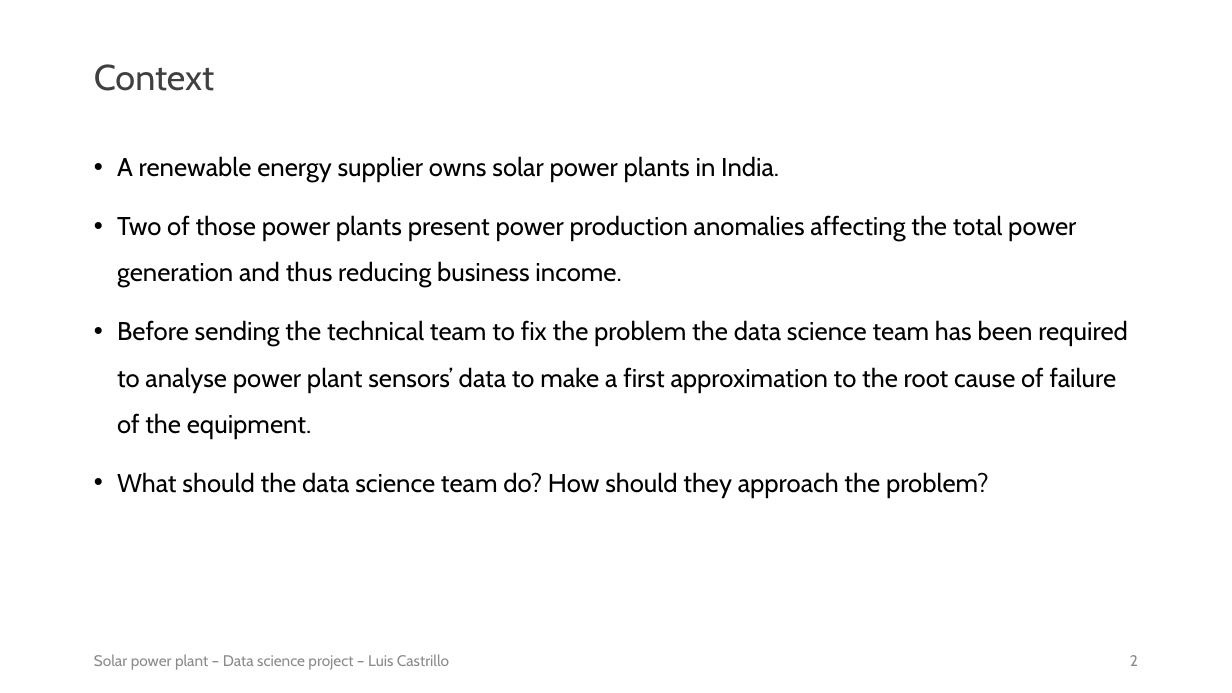
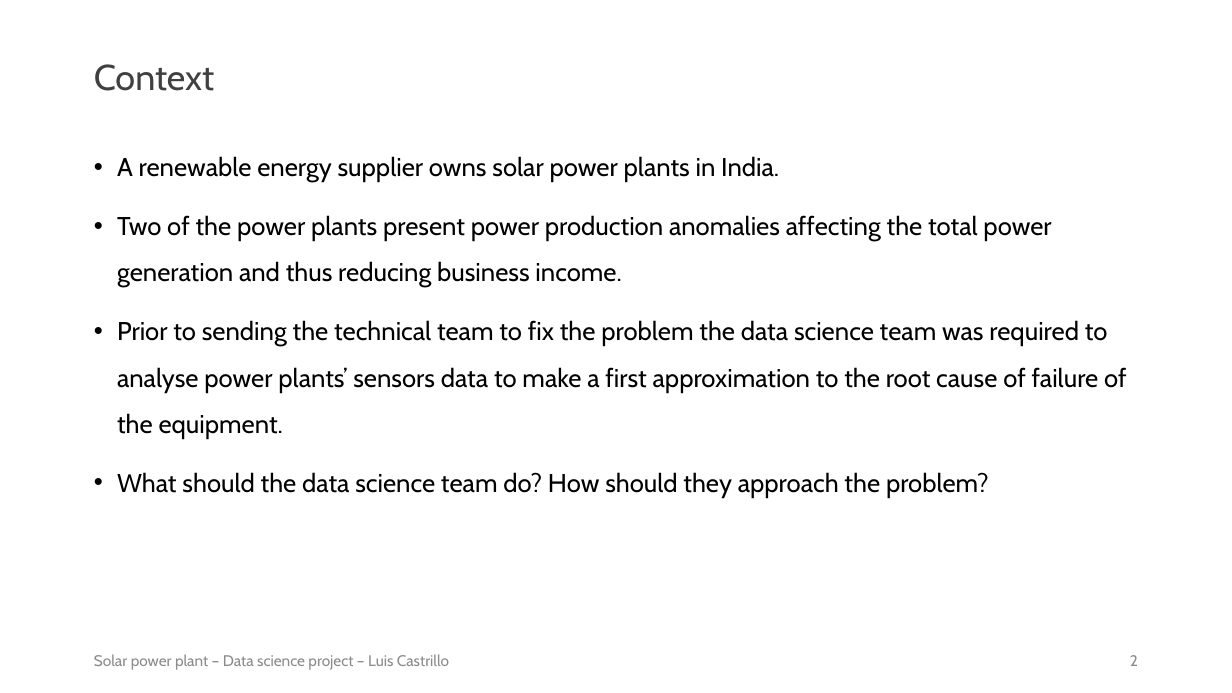
Before and after one commit to luis-cj/data-science-solar-power-plant, a slide deck: slide 2 of solar_power_plant_conclusions.pptx. Drawn at 1232x693 pixels with LibreOffice and Linux fonts; fonts in the diff are those of the drawing. Boxes give left, top, right and bottom in pixels: in the first picture for what was removed or moved away, otherwise in the second. Text is boxed around its words. In the diff, an @@ line names an element or a change of style, - is before the commit and + after.

Commit message:
updated presentation

```diff
--- a/solar_power_plant_conclusions.pptx
+++ b/solar_power_plant_conclusions.pptx
@@ text at (117,215,1127,439): text changed @@
-• Two of those power plants present power production anomalies affecting the total power generation and thus reducing business income.
-• Before sending the technical team to fix the problem the data science team has been required to analyse power plant sensors’ data to make a first approximation to the root cause of failure of the equipment.
+• Two of the power plants present power production anomalies affecting the total power generation and thus reducing business income.
+• Prior to sending the technical team to fix the problem the data science team was required to analyse power plants’ sensors data to make a first approximation to the root cause of failure of the equipment.
```
Also in this commit, not shown: 5 other slides changed, 4 other files.
